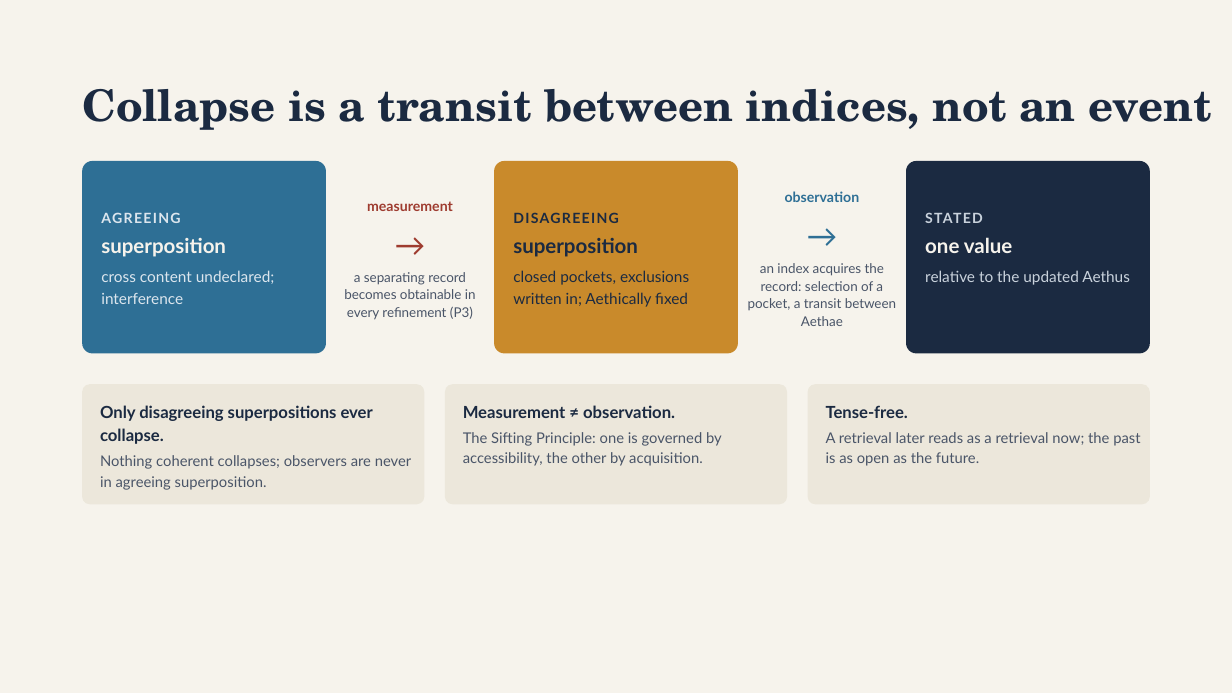
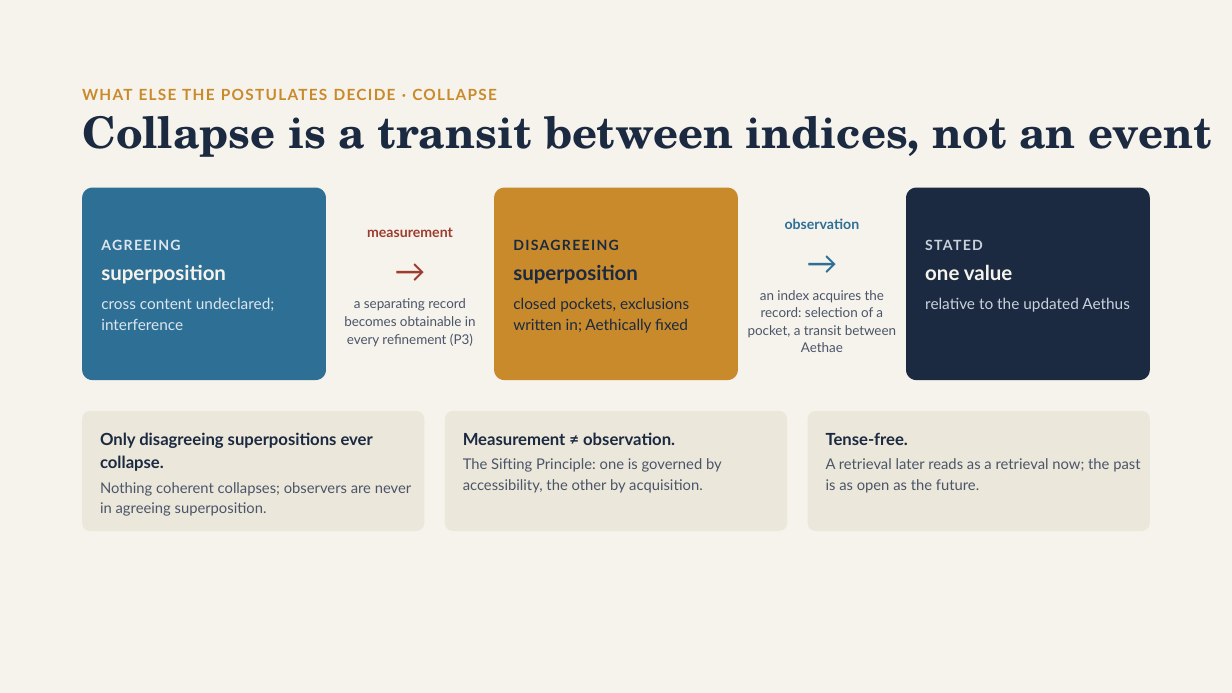
Before and after one commit to brunchwnewton/aethic-code, a slide deck: slide 14 of files/slides/aethic_reasoning_15_mins/Aethic Reasoning in 15 Minutes.pptx (slide 12 before the commit). Drawn at 1232x693 pixels with LibreOffice and Linux fonts; fonts in the diff are those of the drawing. Boxes give left, top, right and bottom in pixels: in the first picture for what was removed or moved away, otherwise in the second. Text is boxed around its words. In the diff, an @@ line names an element or a change of style, - is before the commit and + after.

```diff
--- a/files/slides/aethic_reasoning_15_mins/Aethic Reasoning in 15 Minutes.pptx
+++ b/files/slides/aethic_reasoning_15_mins/Aethic Reasoning in 15 Minutes.pptx
@@ text added at bbox=[82, 88, 497, 100], 12 pt, text #C98A2B, bold @@
+WHAT ELSE THE POSTULATES DECIDE · COLLAPSE
@@ 21 texts, 6 rounded rectangles, 1 title: place and size @@
-21 texts, 6 rounded rectangles, 1 title at bbox=[82, 89, 1212, 505]
+21 texts, 6 rounded rectangles, 1 title at bbox=[82, 116, 1212, 531]
```
Also in this commit, not shown: 13 other slides changed, 2 slides added, 3 other files.
